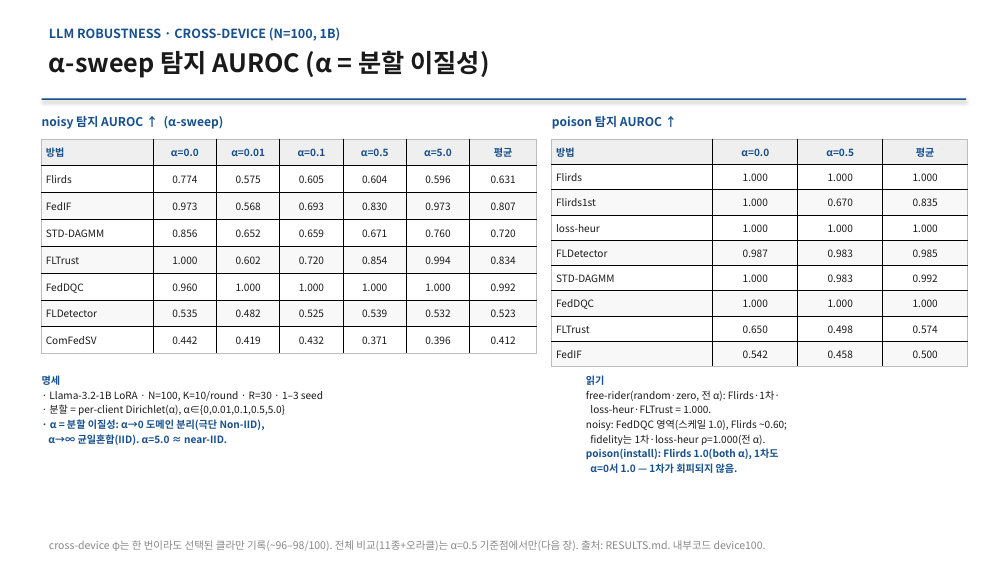
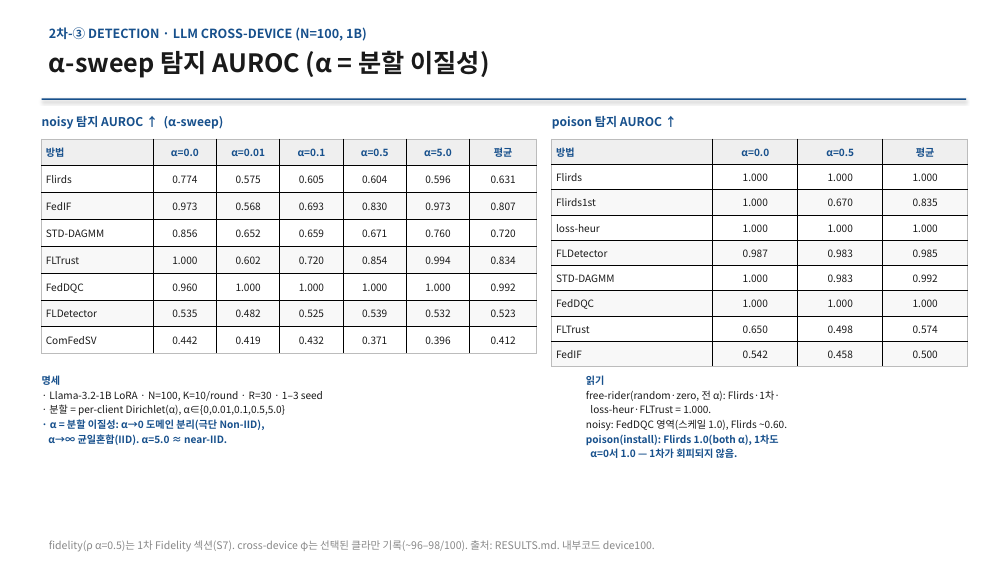
Before and after one commit to YongheeChoi/flirds, a slide deck: slide 14 of research-wiki/presentations/2026-06-results-report/flirds-results-2026-06.pptx (slide 9 before the commit). Drawn at 1008x567 pixels with LibreOffice and Linux fonts; fonts in the diff are those of the drawing. Boxes give left, top, right and bottom in pixels: in the first picture for what was removed or moved away, otherwise in the second. Text is boxed around its words. In the diff, an @@ line names an element or a change of style, - is before the commit and + after.

```diff
--- a/research-wiki/presentations/2026-06-results-report/flirds-results-2026-06.pptx
+++ b/research-wiki/presentations/2026-06-results-report/flirds-results-2026-06.pptx
@@ text at <box>49,27,367,41</box>: text changed @@
-LLM ROBUSTNESS · CROSS-DEVICE (N=100, 1B)
+2차-③ DETECTION · LLM CROSS-DEVICE (N=100, 1B)
@@ text at <box>586,419,787,431</box>: text changed @@
-noisy: FedDQC 영역(스케일 1.0), Flirds ~0.60;
-fidelity는 1차·loss-heur ρ=1.000(전 α).
+noisy: FedDQC 영역(스케일 1.0), Flirds ~0.60.
@@ text at <box>49,540,655,552</box>: text changed @@
-cross-device φ는 한 번이라도 선택된 클라만 기록(~96–98/100). 전체 비교(11종+오라클)는 α=0.5 기준점에서만(다음 장). 출처: RESULTS.md. 내부코드 device100.
+fidelity(ρ α=0.5)는 1차 Fidelity 섹션(S7). cross-device φ는 선택된 클라만 기록(~96–98/100). 출처: RESULTS.md. 내부코드 device100.
```
Also in this commit, not shown: 14 other slides changed, 1 slide added, 19 other files.
